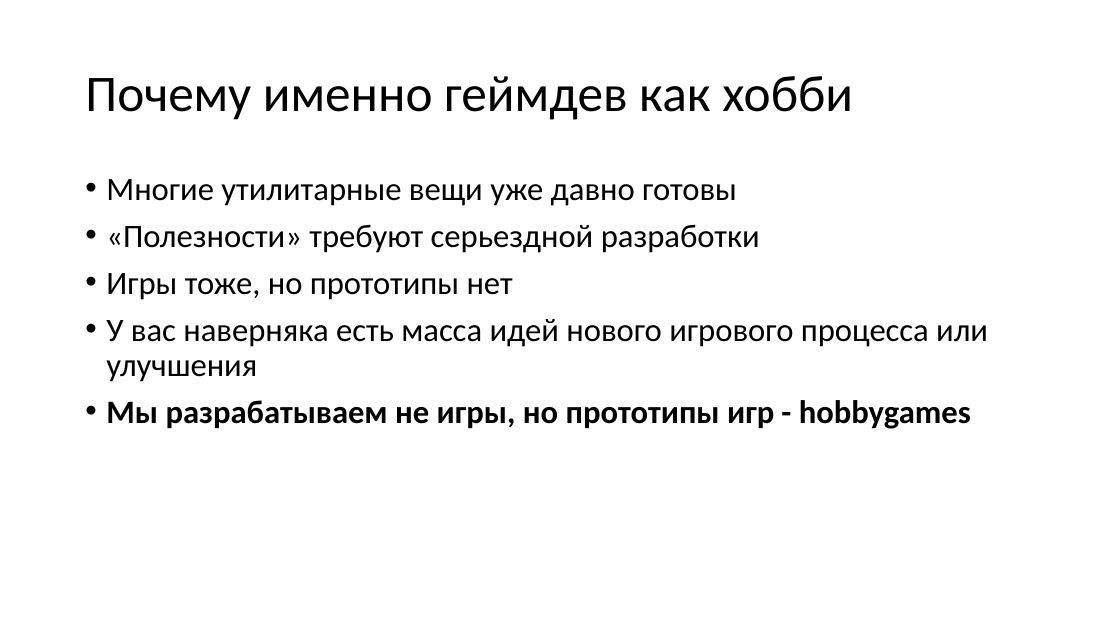
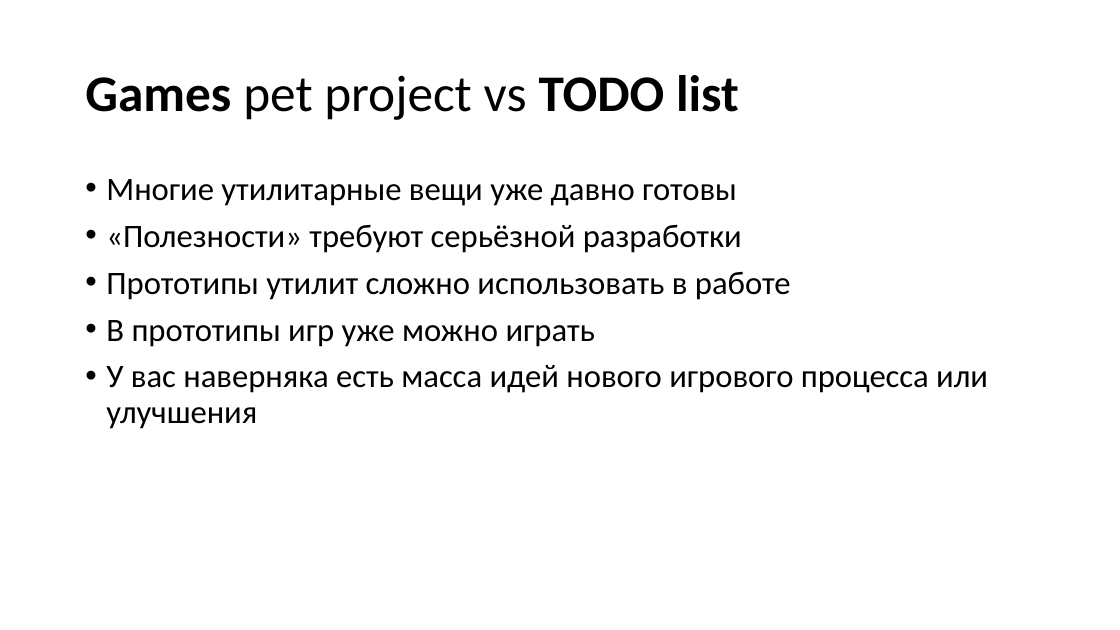
Before and after one commit to kugushev/presentations, a slide deck: slide 29 of 2020_GameDev-As-Hobby/Presentation.pptx (slide 15 before the commit). Drawn at 1120x630 pixels with LibreOffice and Linux fonts; fonts in the diff are those of the drawing. Boxes give left, top, right and bottom in pixels: in the first picture for what was removed or moved away, otherwise in the second. Text is boxed around its words. In the diff, an @@ line names an element or a change of style, - is before the commit and + after.

```diff
--- a/2020_GameDev-As-Hobby/Presentation.pptx
+++ b/2020_GameDev-As-Hobby/Presentation.pptx
@@ title at [85, 75, 739, 120]: text changed; bold on @@
-Почему именно геймдев как хобби
+Games pet project vs TODO list
@@ text at [106, 224, 791, 347]: text changed @@
-• «Полезности» требуют серьездной разработки
-• Игры тоже, но прототипы нет
+• «Полезности» требуют серьёзной разработки
+• Прототипы утилит сложно использовать в работе
+• В прототипы игр уже можно играть
@@ text at [106, 400, 971, 429]: paragraph removed @@
-• Мы разрабатываем не игры, но прототипы игр - hobbygames
```
Also in this commit, not shown: 4 other slides changed, 28 slides added, 11 slides removed.
